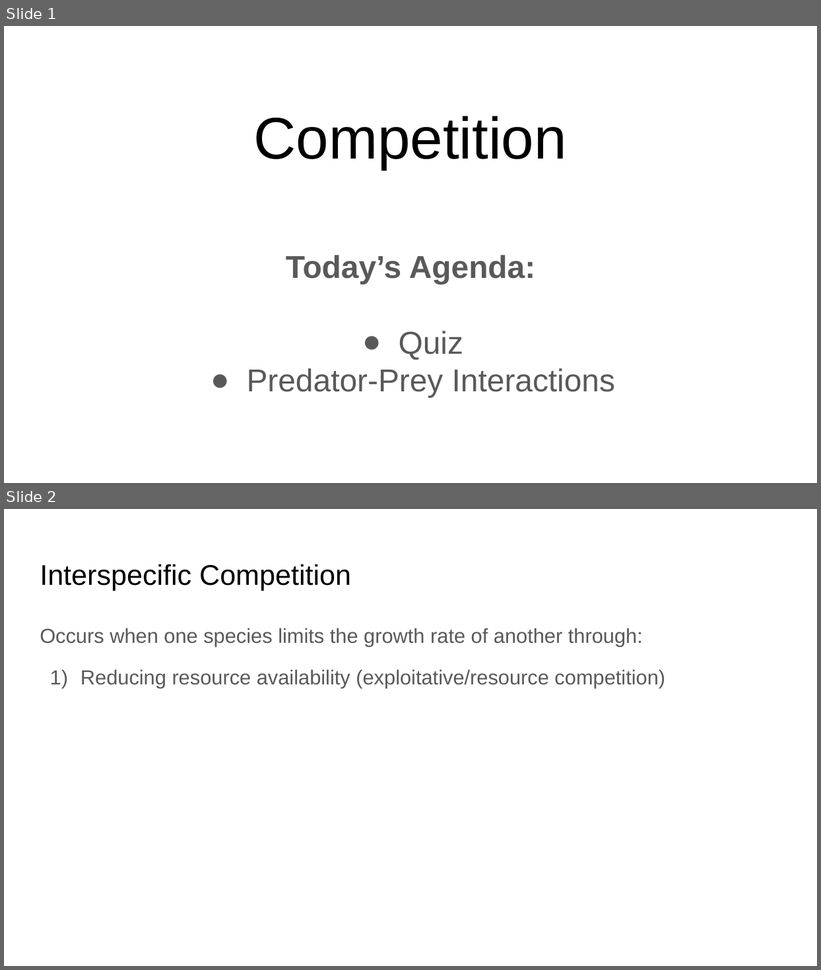
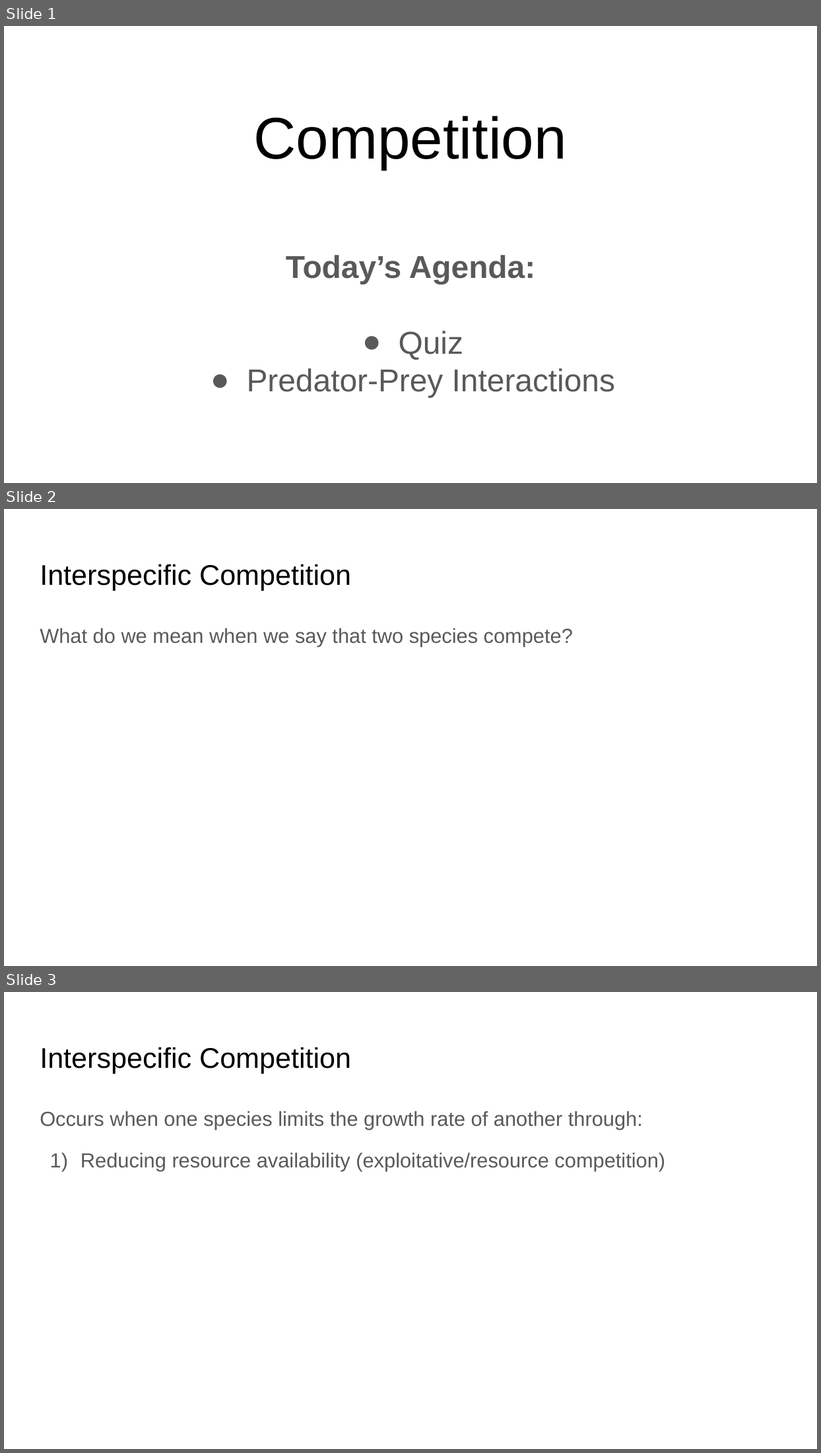
Before and after one commit to bmaitner/Community_ecology_course, a slide deck: lectures/Lecture_10_Competition.pptx. Shown one above the other, each under a label of ours: slides 1 and 2 before the commit, slides 1, 2 and 3 after it. The pictures are 821x970 and 821x1453 pixels, drawn with LibreOffice and Linux fonts; fonts in the diff are those of the drawing. Boxes give left, top, right and bottom in pixels: in the first picture for what was removed or moved away, otherwise in the second. Text is boxed around its words. In the diff, an @@ line names an element or a change of style, - is before the commit and + after.

```diff
--- a/lectures/Lecture_10_Competition.pptx
+++ b/lectures/Lecture_10_Competition.pptx
@@ slide 2 added at [4,509,817,966], background #FFFFFF @@
@@ title added at [40,564,351,590], 25.2 pt, text #000000 @@
+Interspecific Competition
@@ text added at [40,628,573,647], 18 pt, text #595959 @@
+What do we mean when we say that two species compete?
@@ what was slide 2 is now slide 3 @@
```
Also in this commit, not shown: 6 slides changed, 2 other slides added, 1 other file.
